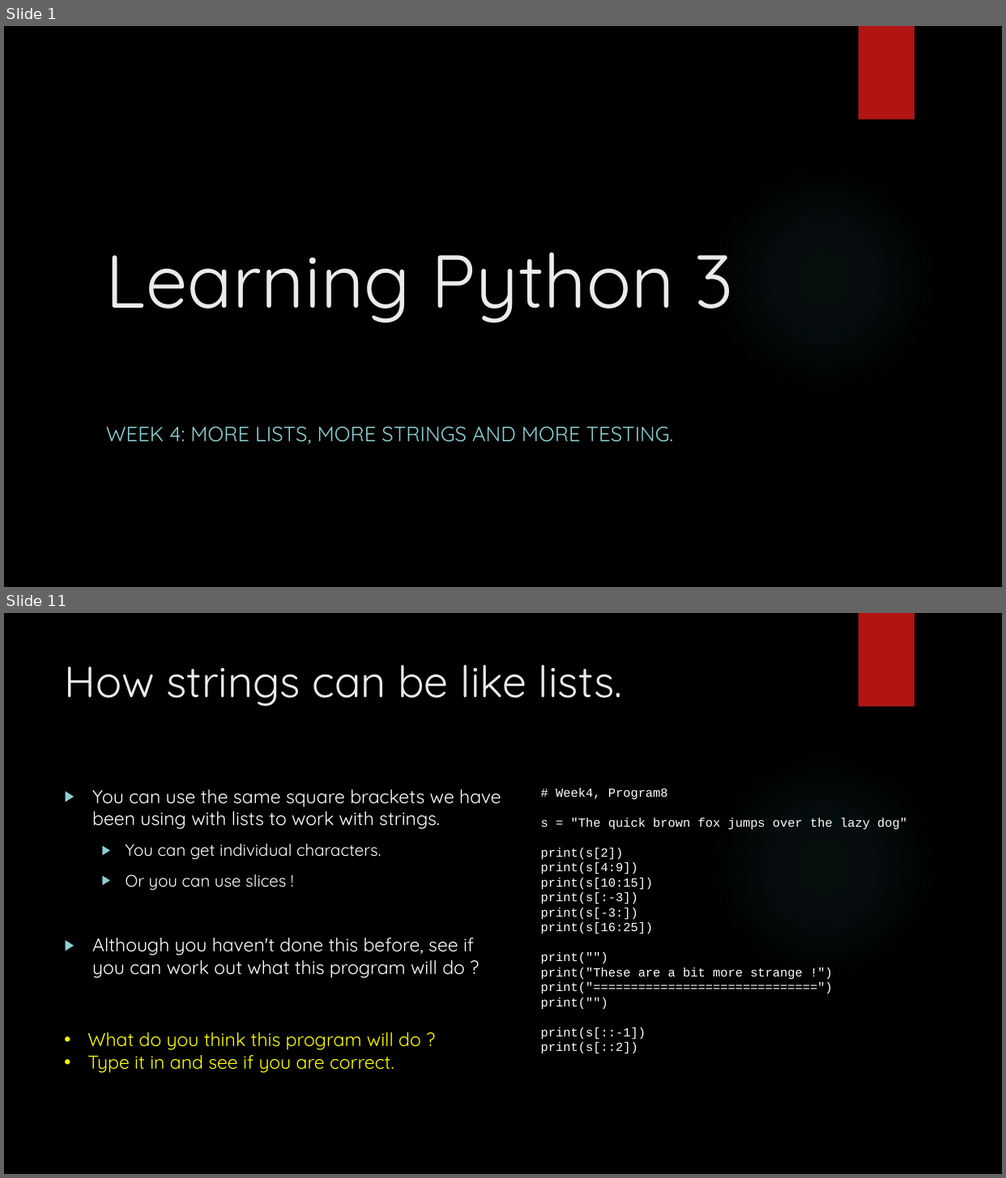
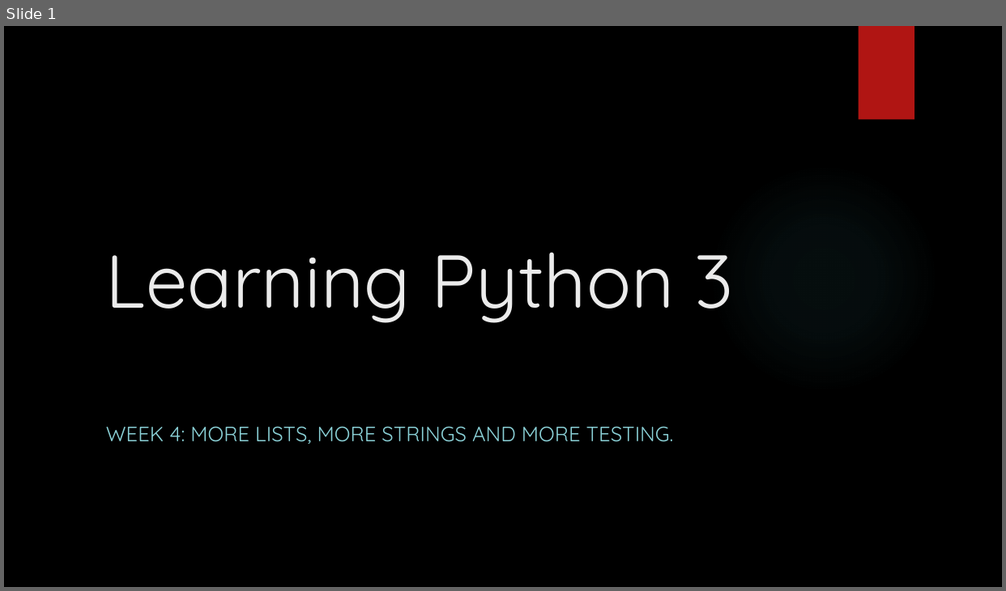
Before and after one commit to davidgroves/DGM_Tutorials, a slide deck: week5/week5.pptx. Shown one above the other, each under a label of ours: slides 1 and 11 before the commit, slide 1 after it; the slides between them are not shown. The pictures are 1006x1178 and 1006x591 pixels, drawn with LibreOffice and Linux fonts; fonts in the diff are those of the drawing; background and template pictures are left out. Boxes give left, top, right and bottom in pixels: in the first picture for what was removed or moved away, otherwise in the second. Text is boxed around its words. In the diff, an @@ line names an element or a change of style, - is before the commit and + after.

Commit message:
Week 5 partial checkin.

```diff
--- a/week5/week5.pptx
+++ b/week5/week5.pptx
@@ slide 11 removed at [4, 613, 1002, 1174], background picture (left out); not listed: 2 template elements that a slide beside it also shows @@
@@ title removed at [65, 665, 623, 706] @@
-How strings can be like lists.
@@ text removed at [92, 790, 501, 978] @@
-▶ You can use the same square brackets we have been using with lists to work with strings.
-  ▶ You can get individual characters.
-  ▶ Or you can use slices !
-▶ Although you haven't done this before, see if you can work out what this program will do ?
@@ text removed at [541, 788, 907, 1054] @@
-# Week4, Program8
-s = "The quick brown fox jumps over the lazy dog"
-print(s[2])
-print(s[4:9])
-print(s[10:15])
-print(s[:-3])
-print(s[-3:])
-print(s[16:25])
-print("")
-print("These are a bit more strange !")
-print("==============================")
-print("")
-print(s[::-1])
-print(s[::2])
@@ text removed at [87, 1033, 421, 1073] @@
-• What do you think this program will do ?
-• Type it in and see if you are correct.
```
Also in this commit, not shown: 2 slides changed, 31 slides added, 19 other slides removed.
